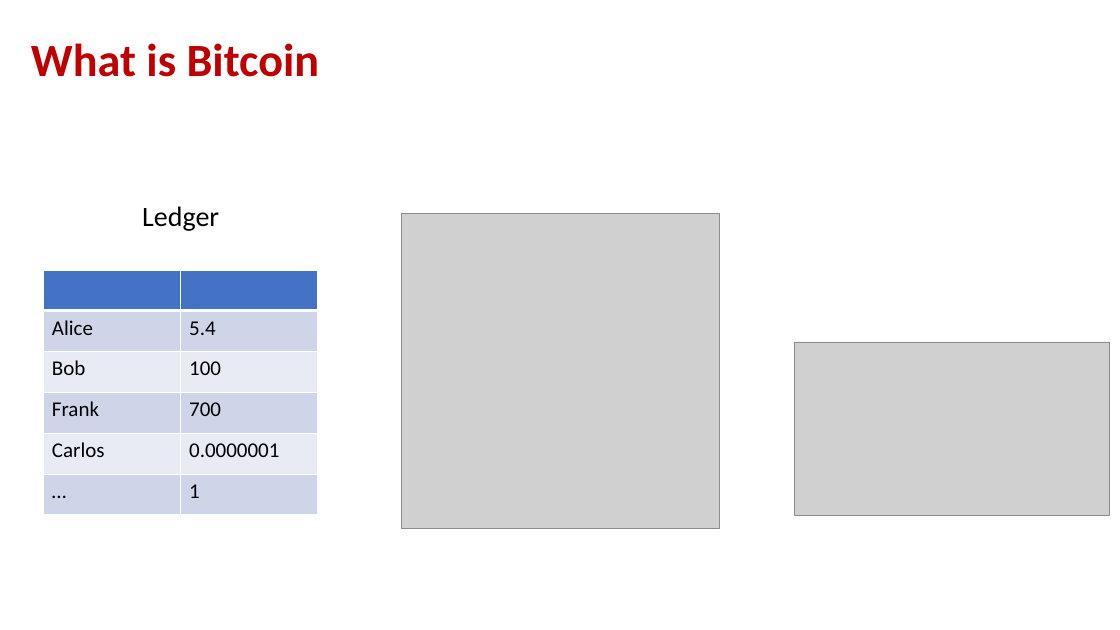
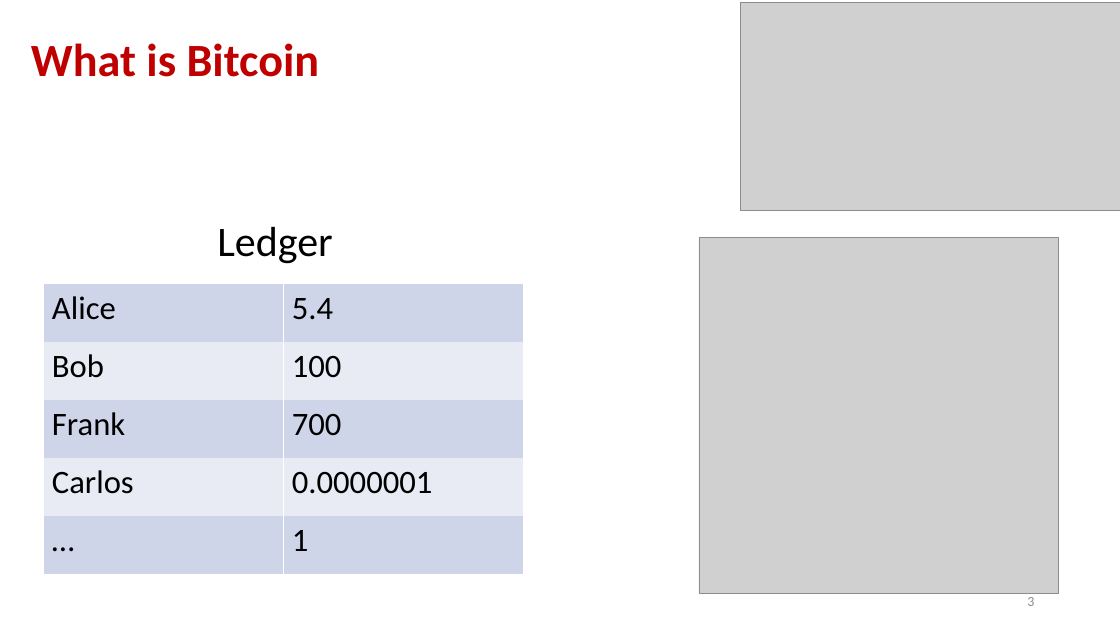
Before and after one commit to andyplusplus/blockchain, a slide deck: slide 3 of How Bitcoin Works Under the Hood.pptx. Drawn at 1120x630 pixels with LibreOffice and Linux fonts; fonts in the diff are those of the drawing; grey boxes stand for pictures. Boxes give left, top, right and bottom in pixels: in the first picture for what was removed or moved away, otherwise in the second. Text is boxed around its words. In the diff, an @@ line names an element or a change of style, - is before the commit and + after.

```diff
--- a/How Bitcoin Works Under the Hood.pptx
+++ b/How Bitcoin Works Under the Hood.pptx
@@ picture: place and size @@
-picture at bbox=[794, 342, 1109, 515]
+picture at bbox=[741, 3, 1120, 211]
@@ text "Ledger": place and size @@
-text "Ledger" at bbox=[142, 206, 219, 231]
+text "Ledger" at bbox=[217, 227, 332, 264]
@@ text "Ledger" at bbox=[217, 227, 332, 264]: size 24 to 36 pt @@
@@ picture: place and size @@
-picture at bbox=[401, 214, 719, 529]
+picture at bbox=[699, 238, 1060, 594]
@@ table at bbox=[44, 284, 524, 574] @@
-row 1:  | 
@@ table: place and size @@
-table at bbox=[44, 271, 318, 516]
+table at bbox=[44, 284, 524, 574]
@@ page number added at bbox=[1027, 597, 1034, 606], 12 pt, text #8C8C8C @@
+3
```
Also in this commit, not shown: 11 other slides changed, 9 slides added, 4 slides removed.
